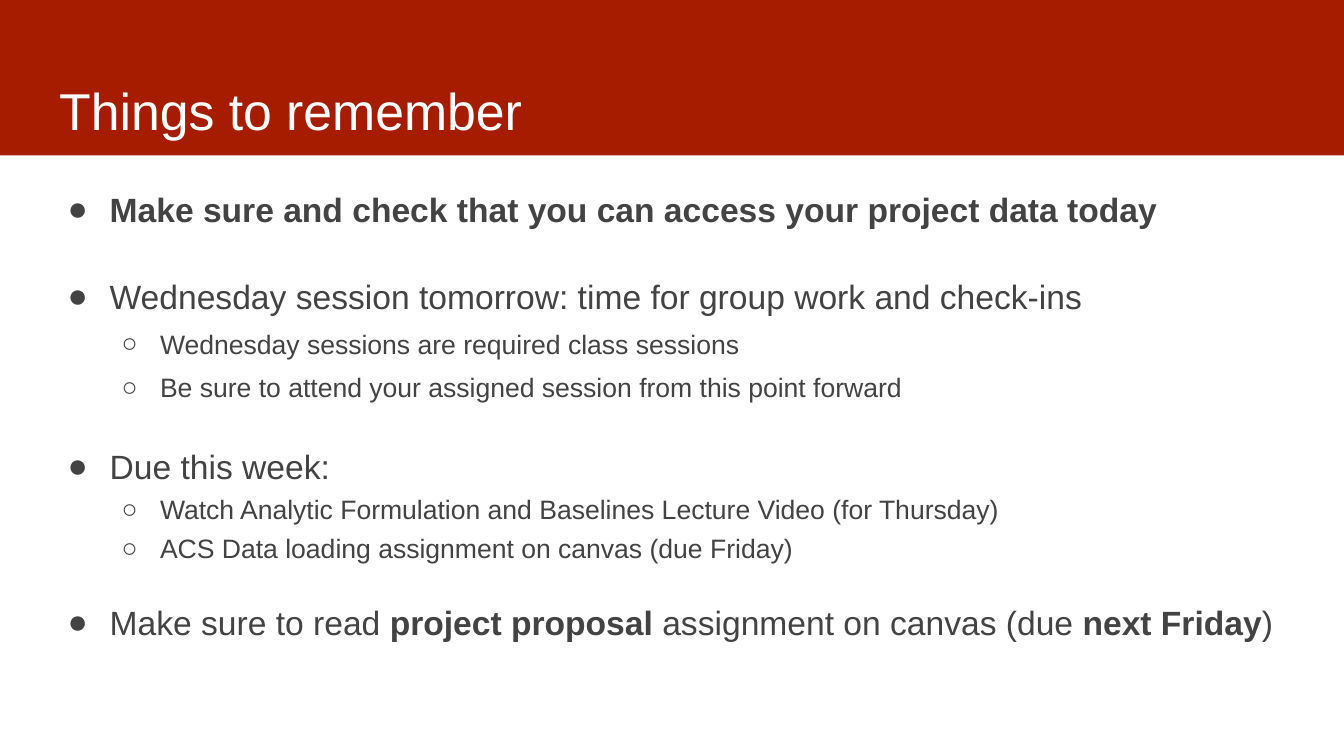
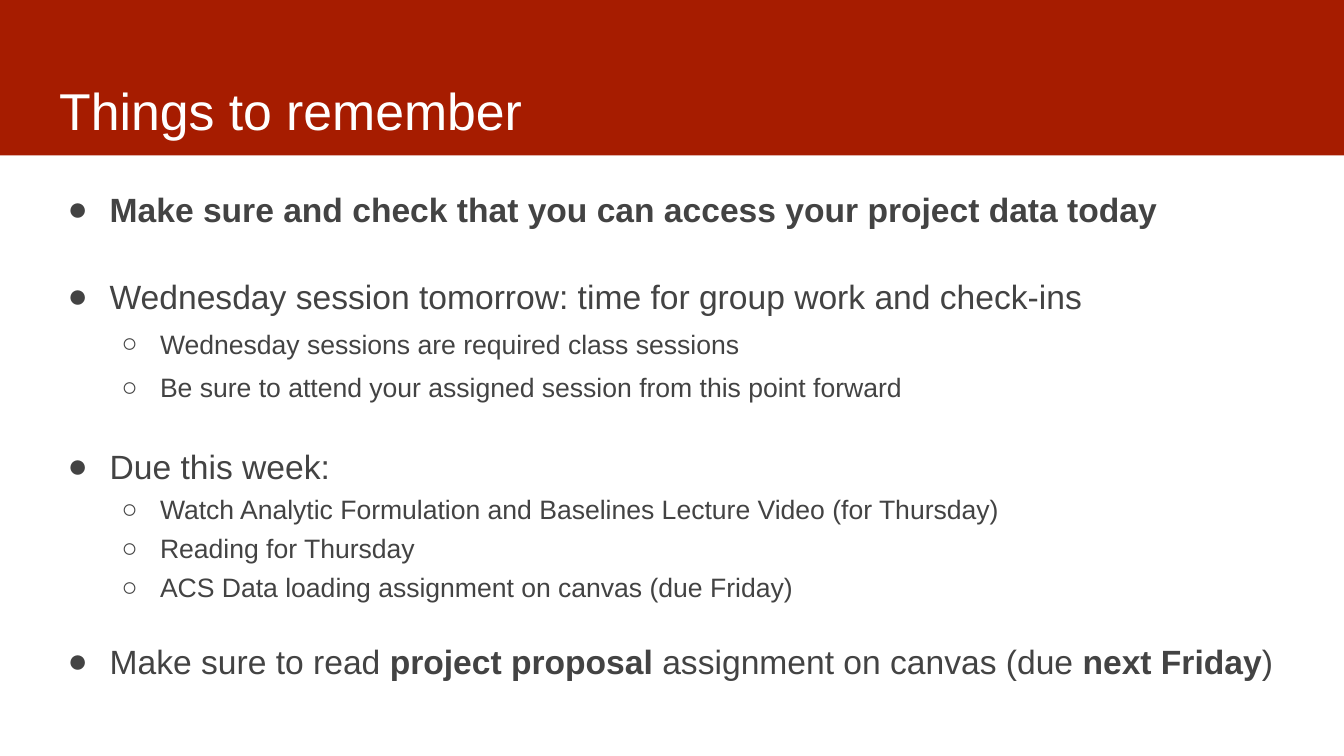
Before and after one commit to dssg/mlforpublicpolicylab, a slide deck: slide 4 of 03 - Data Exploration, Analytical Formulation, and Baselines/data-exploration.pptx. Drawn at 1344x756 pixels with LibreOffice and Linux fonts; fonts in the diff are those of the drawing. Boxes give left, top, right and bottom in pixels: in the first picture for what was removed or moved away, otherwise in the second. Text is boxed around its words. In the diff, an @@ line names an element or a change of style, - is before the commit and + after.

```diff
--- a/03 - Data Exploration, Analytical Formulation, and Baselines/data-exploration.pptx
+++ b/03 - Data Exploration, Analytical Formulation, and Baselines/data-exploration.pptx
@@ text at (160, 538, 415, 564): paragraph added @@
+  ○ Reading for Thursday
```
Also in this commit, not shown: 2 other slides changed.
